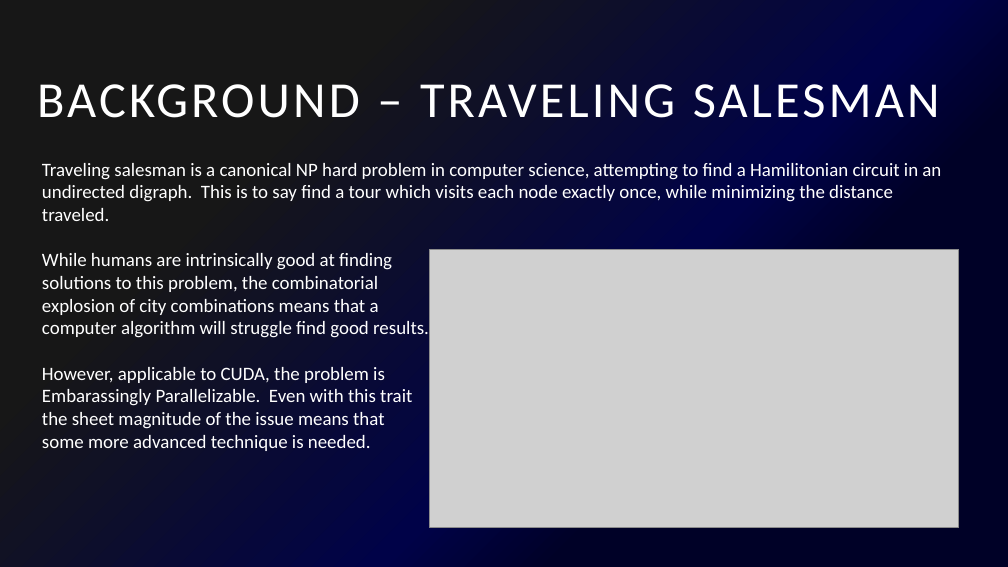
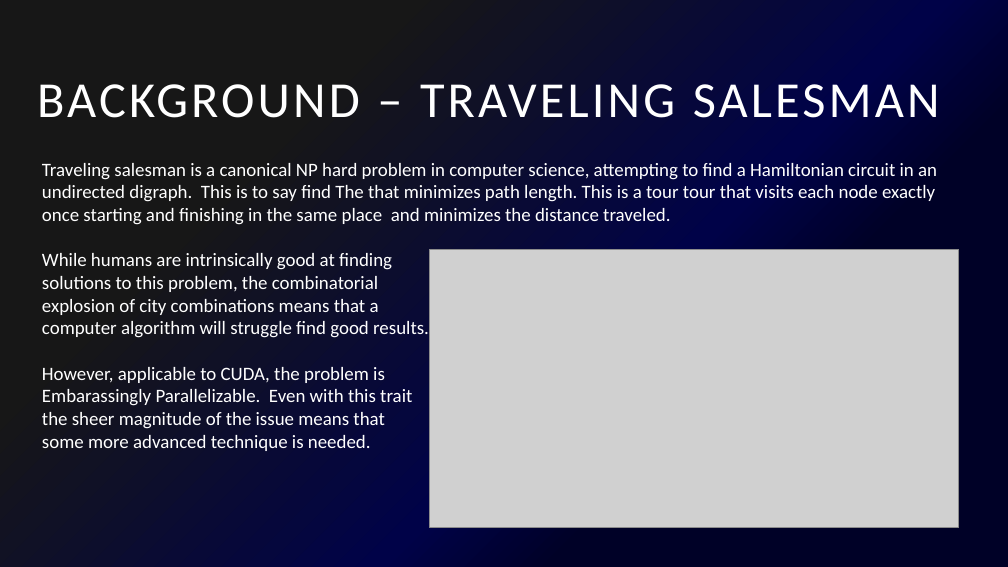
Before and after one commit to CuteLoop/Traveling-salesman-GPU, a slide deck: slide 3 of Cuda Accelerated implementation of Traveling Salesman Problem using.pptx. Drawn at 1008x567 pixels with LibreOffice and Linux fonts; fonts in the diff are those of the drawing; grey boxes stand for pictures. Boxes give left, top, right and bottom in pixels: in the first picture for what was removed or moved away, otherwise in the second. Text is boxed around its words. In the diff, an @@ line names an element or a change of style, - is before the commit and + after.

```diff
--- a/Cuda Accelerated implementation of Traveling Salesman Problem using.pptx
+++ b/Cuda Accelerated implementation of Traveling Salesman Problem using.pptx
@@ text at (42, 163, 937, 225): text changed @@
-Traveling salesman is a canonical NP hard problem in computer science, attempting to find a Hamilitonian circuit in an undirected digraph. This is to say find a tour which visits each node exactly once, while minimizing the distance traveled.
+Traveling salesman is a canonical NP hard problem in computer science, attempting to find a Hamiltonian circuit in an undirected digraph. This is to say find The that minimizes path length. This is a tour tour that visits each node exactly once starting and finishing in the same place and minimizes the distance traveled.
@@ text at (42, 389, 412, 429): text changed @@
-Embarassingly Parallelizable. Even with this trait
-the sheet magnitude of the issue means that
+Embarassingly Parallelizable. Even with this trait
+the sheer magnitude of the issue means that
```
Also in this commit, not shown: 3 other slides changed, 4 slides added, 7 other files.
